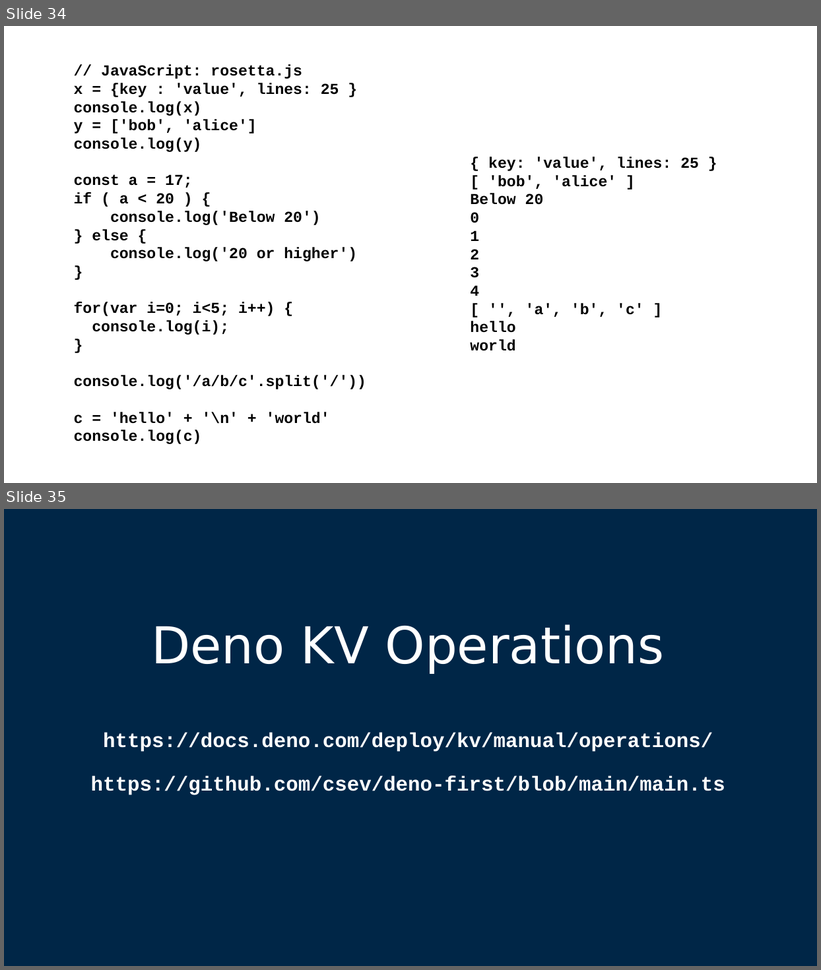
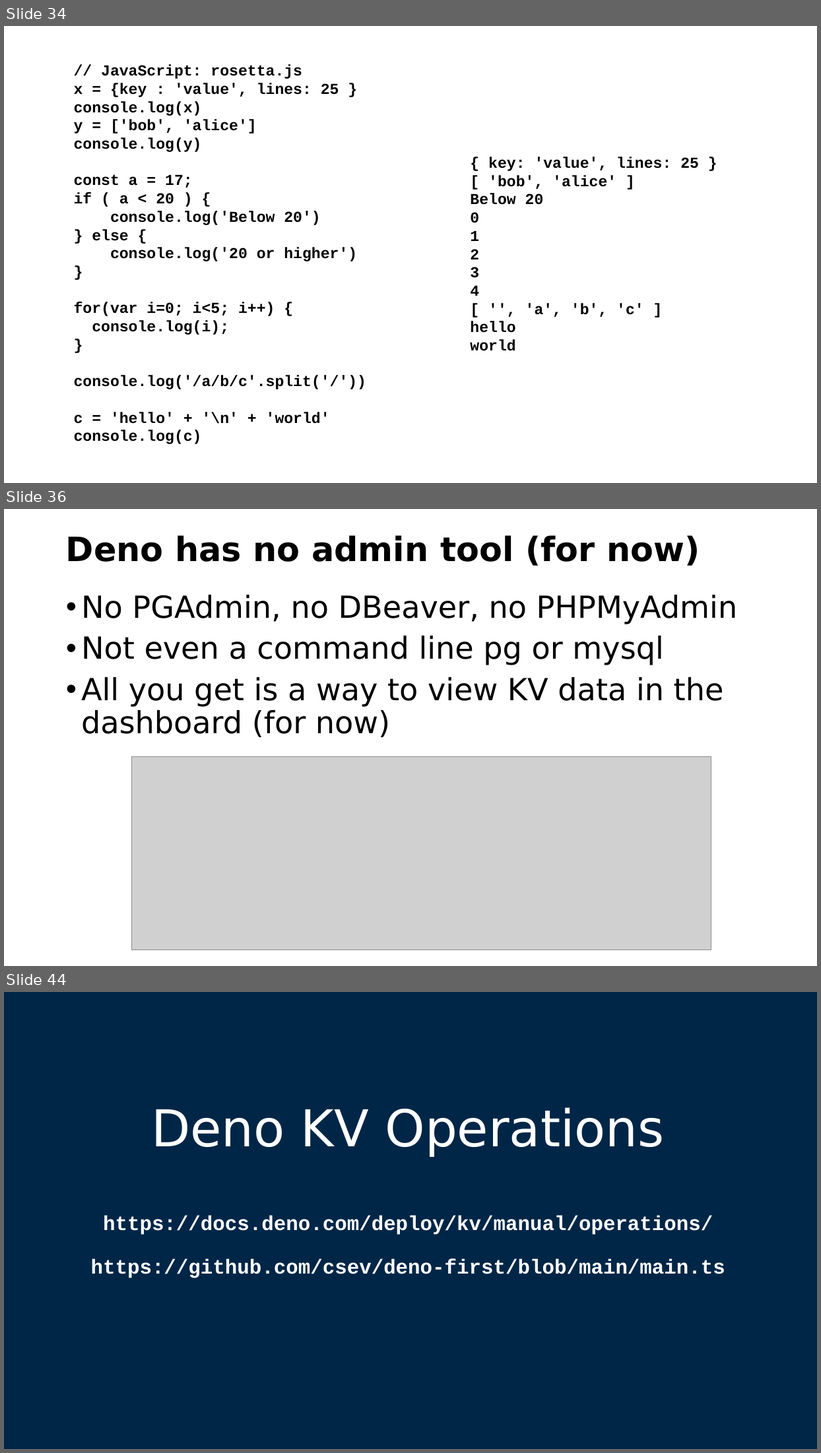
Before and after one commit to csev/pg4e, a slide deck: lectures/07-DenoKV.pptx. Shown one above the other, each under a label of ours: slides 34 and 35 before the commit, slides 34, 36 and 44 after it; the slides between them are not shown. The pictures are 821x970 and 821x1453 pixels, drawn with LibreOffice and Linux fonts; fonts in the diff are those of the drawing; grey boxes stand for pictures. Boxes give left, top, right and bottom in pixels: in the first picture for what was removed or moved away, otherwise in the second. Text is boxed around its words. In the diff, an @@ line names an element or a change of style, - is before the commit and + after.

```diff
--- a/lectures/07-DenoKV.pptx
+++ b/lectures/07-DenoKV.pptx
@@ slide 36 added at (4, 509, 817, 966), background #FFFFFF @@
@@ title added at (66, 535, 700, 566), 39.6 pt, text #000000, bold @@
+Deno has no admin tool (for now)
@@ text added at (81, 595, 738, 737), 36 pt, text #000000 @@
+• No PGAdmin, no DBeaver, no PHPMyAdmin
+• Not even a command line pg or mysql
+• All you get is a way to view KV data in the dashboard (for now)
@@ picture added at (131, 757, 712, 950) @@
@@ what was slide 35 is now slide 44 @@
```
Also in this commit, not shown: 1 slide changed, 7 other slides added, 2 other files.
